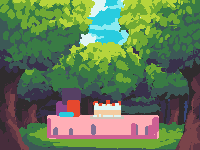
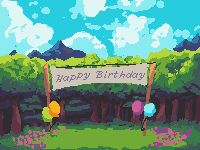
The second (200, 150) image is a revision of the first. Changes to its layers:
hid group "Group 9" (2 layers) over [0, 0, 200, 150]
moved "Paint Layer 4" above "Paint Layer 20", painted on it over [0, 0, 200, 150]
renamed "Paint Layer 5" to "Paint Layer 20", painted on it over [0, 0, 200, 150]
hid group "Group 14" (4 layers) over [0, 76, 192, 150]
added group "Group 21" with 5 layers above "Paint Layer 15" over [0, 0, 193, 150]
added layer "Paint Layer 21 (pasted)" in group "Group 21" over [0, 3, 193, 150]
added layer "Paint Layer 19" in group "Group 21" over [0, 64, 186, 150]
added layer "Paint Layer 18" in group "Group 21" over [0, 0, 186, 128]
added layer "Paint Layer 17" in group "Group 21" over [0, 0, 186, 128]
added layer "Paint Layer 16" in group "Group 21" over [0, 0, 186, 150]
renamed "Paint Layer 8" to "Paint Layer 15", painted on it over [0, 64, 200, 150]
painted on "Background Merged" over [0, 0, 200, 150]
